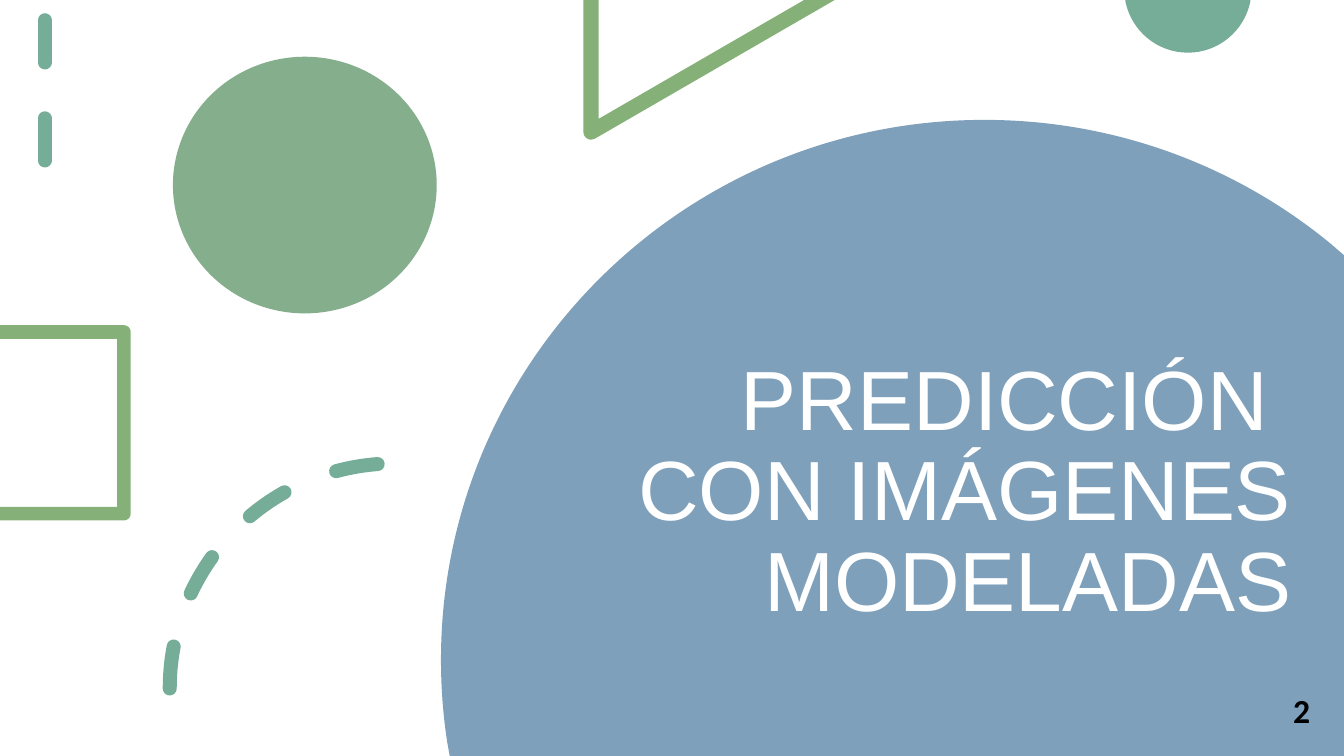
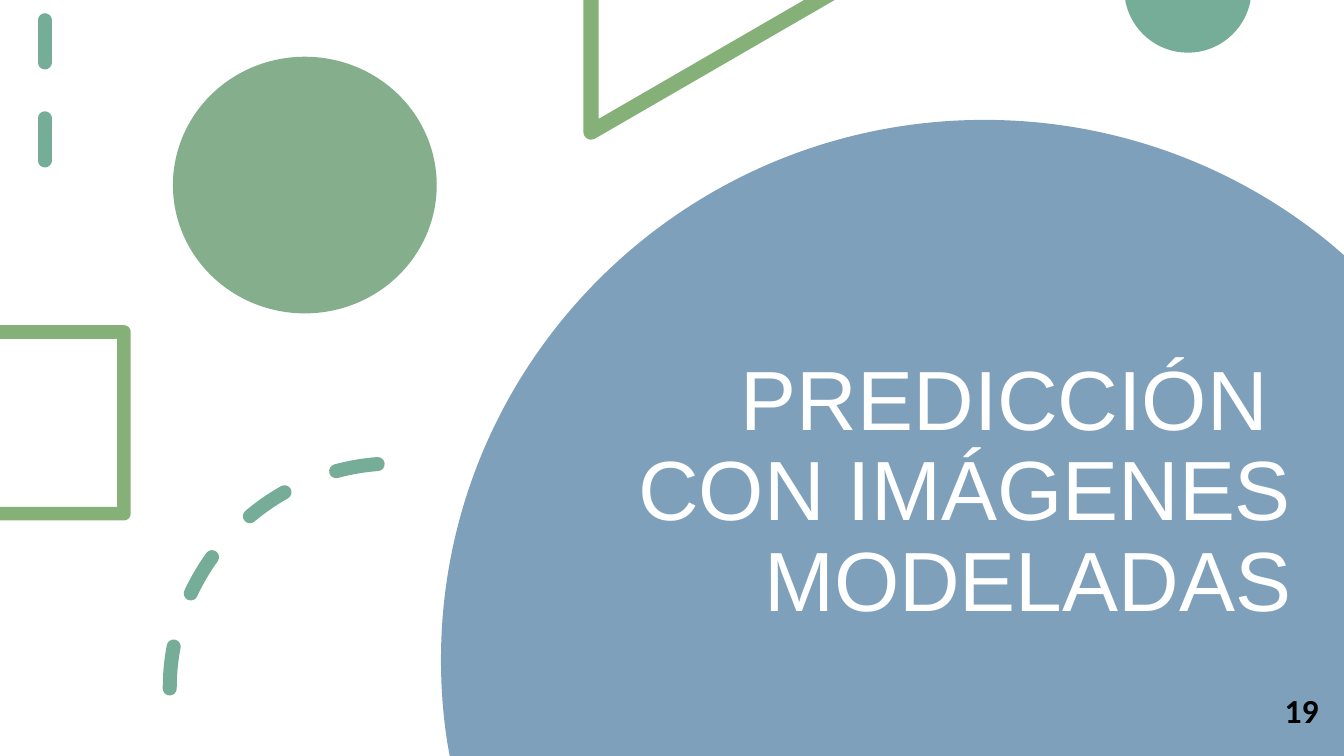
Before and after one commit to RoboticsLabURJC/2017-tfm-nuria-oyaga, a slide deck: slide 20 of Documentation/Presentacion-TFM/Presentacion-TFM.pptx (slide 10 before the commit). Drawn at 1344x756 pixels with LibreOffice and Linux fonts; fonts in the diff are those of the drawing. Boxes give left, top, right and bottom in pixels: in the first picture for what was removed or moved away, otherwise in the second. Text is boxed around its words. In the diff, an @@ line names an element or a change of style, - is before the commit and + after.

```diff
--- a/Documentation/Presentacion-TFM/Presentacion-TFM.pptx
+++ b/Documentation/Presentacion-TFM/Presentacion-TFM.pptx
@@ text at [1285, 701, 1319, 723]: text changed @@
-2
+19
```
Also in this commit, not shown: 6 other slides changed, 19 slides added, 20 other files.
